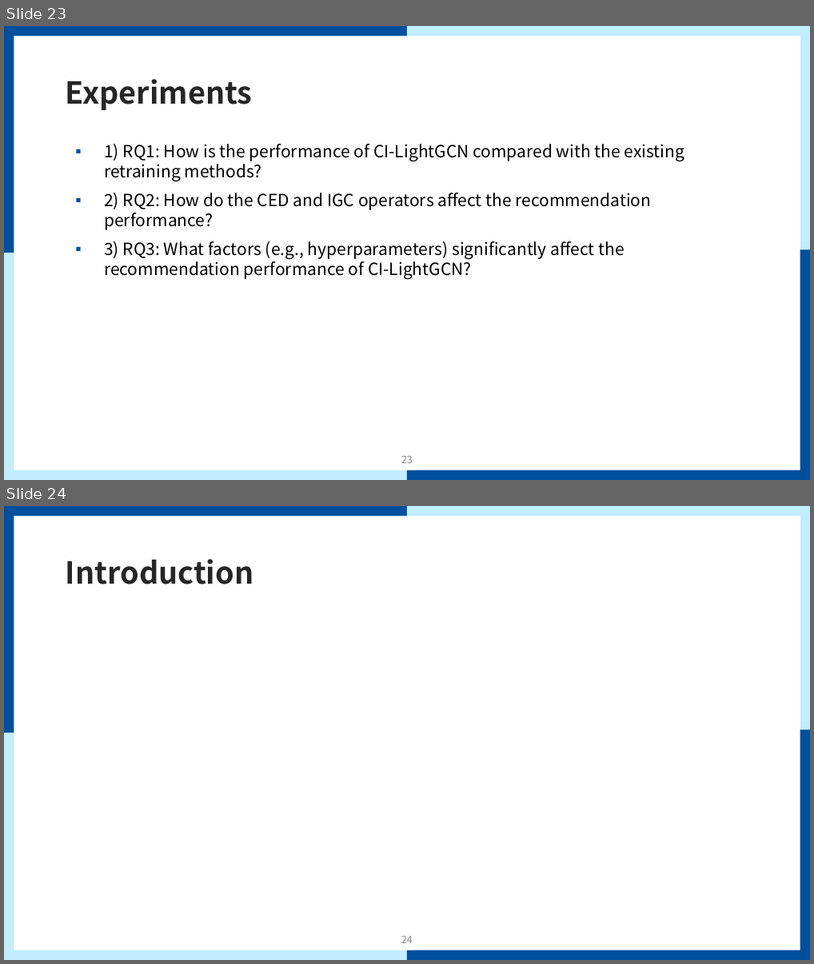
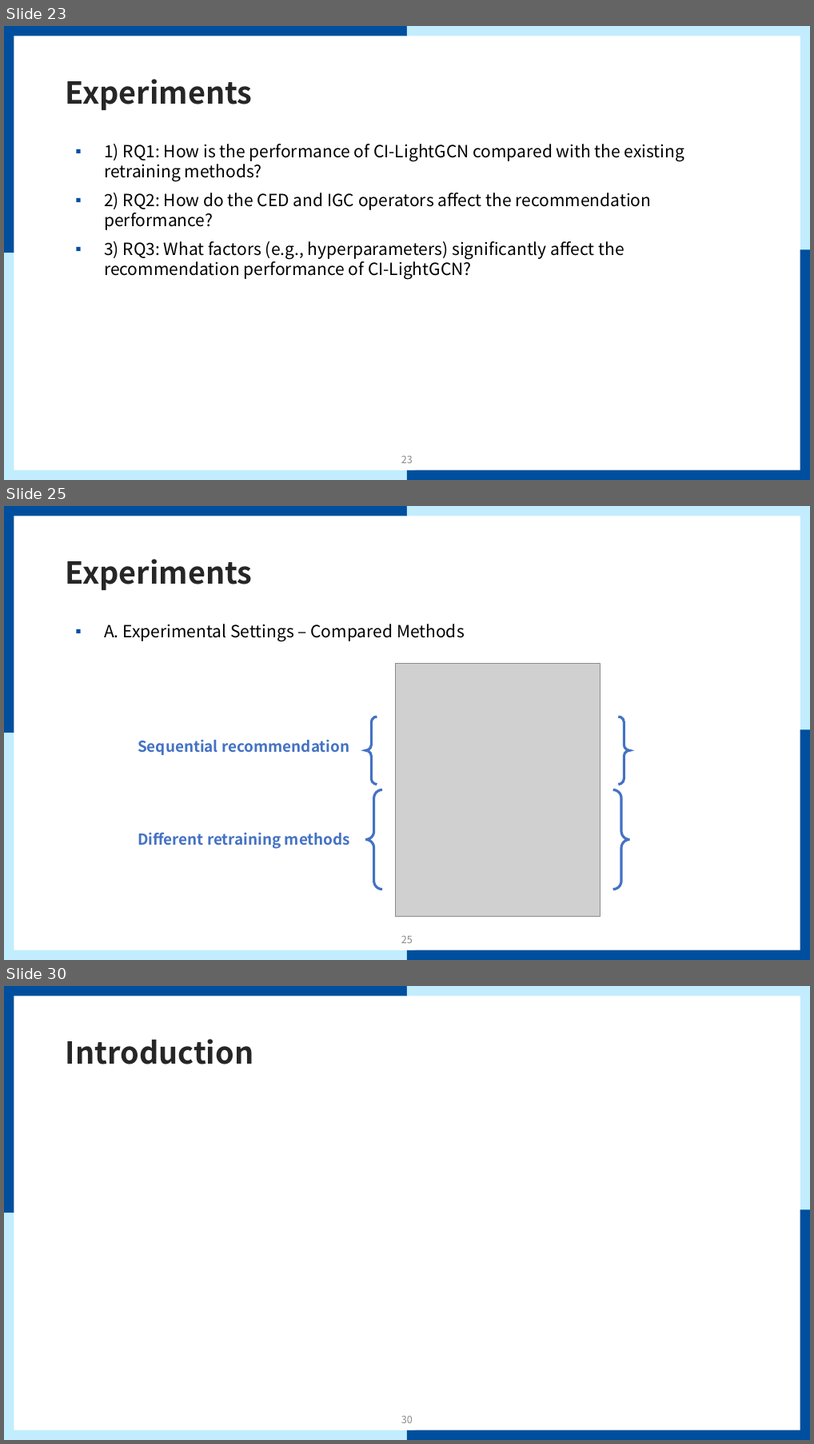
Before and after one commit to mmvv11/GraduateStudies, a slide deck: papers/review/Causal Incremental Graph Convolution for review.pptx. Shown one above the other, each under a label of ours: slides 23 and 24 before the commit, slides 23, 25 and 30 after it; the slides between them are not shown. The pictures are 814x964 and 814x1444 pixels, drawn with LibreOffice and Linux fonts; fonts in the diff are those of the drawing; grey boxes stand for pictures; background and template pictures are left out. Boxes give left, top, right and bottom in pixels: in the first picture for what was removed or moved away, otherwise in the second. Text is boxed around its words. In the diff, an @@ line names an element or a change of style, - is before the commit and + after.

Commit message:
causal 논문 experiments 부분 작성중

```diff
--- a/papers/review/Causal Incremental Graph Convolution for review.pptx
+++ b/papers/review/Causal Incremental Graph Convolution for review.pptx
@@ slide 25 added at (4, 506, 810, 960), background #FFFFFF; not listed: 9 template elements that a slide beside it also shows @@
@@ title added at (66, 559, 253, 590), 36 pt, text #262626, bold @@
+Experiments
@@ text added at (104, 624, 465, 641), 20 pt, text #000000 @@
+▪ A. Experimental Settings – Compared Methods
@@ picture added at (396, 664, 601, 916) @@
@@ brace pair added at (366, 716, 630, 784), outline #4472C4 3 pt @@
@@ text added at (138, 740, 350, 755), 18 pt, text #4472C4, bold @@
+Sequential recommendation
@@ brace pair added at (366, 790, 630, 889), outline #4472C4 3 pt @@
@@ text added at (138, 832, 350, 848), 18 pt, text #4472C4, bold @@
+Different retraining methods
@@ page number added at (402, 936, 413, 943), 12 pt, text #8C8C8C @@
+25
@@ what was slide 24 is now slide 30 @@
@@ page number at (402, 1416, 413, 1423): text changed @@
-24
+30
```
Also in this commit, not shown: 5 other slides added.
